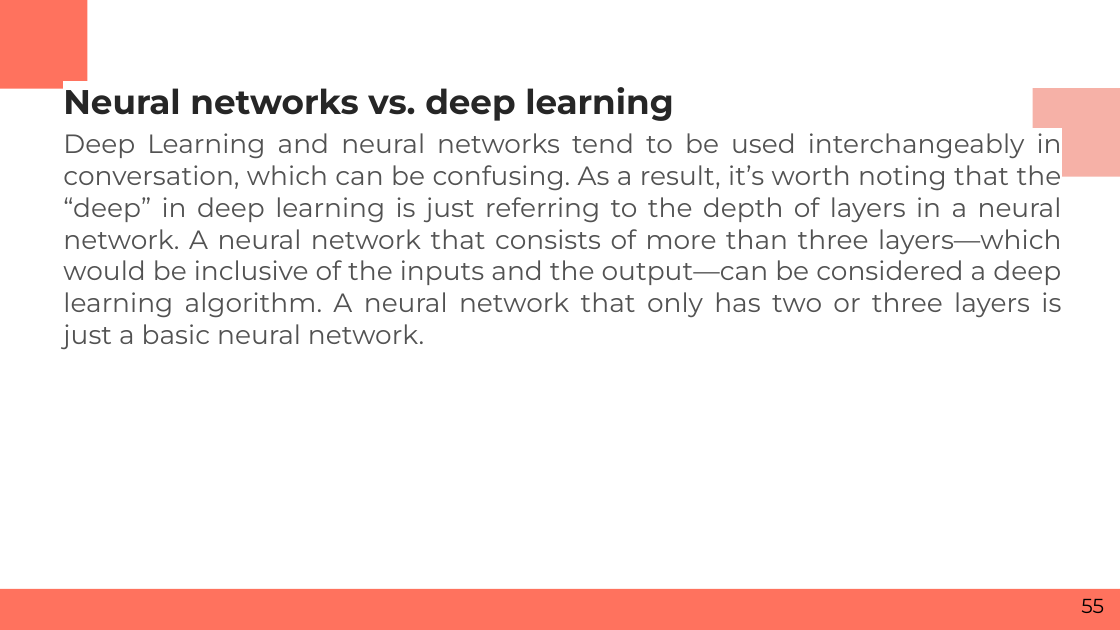
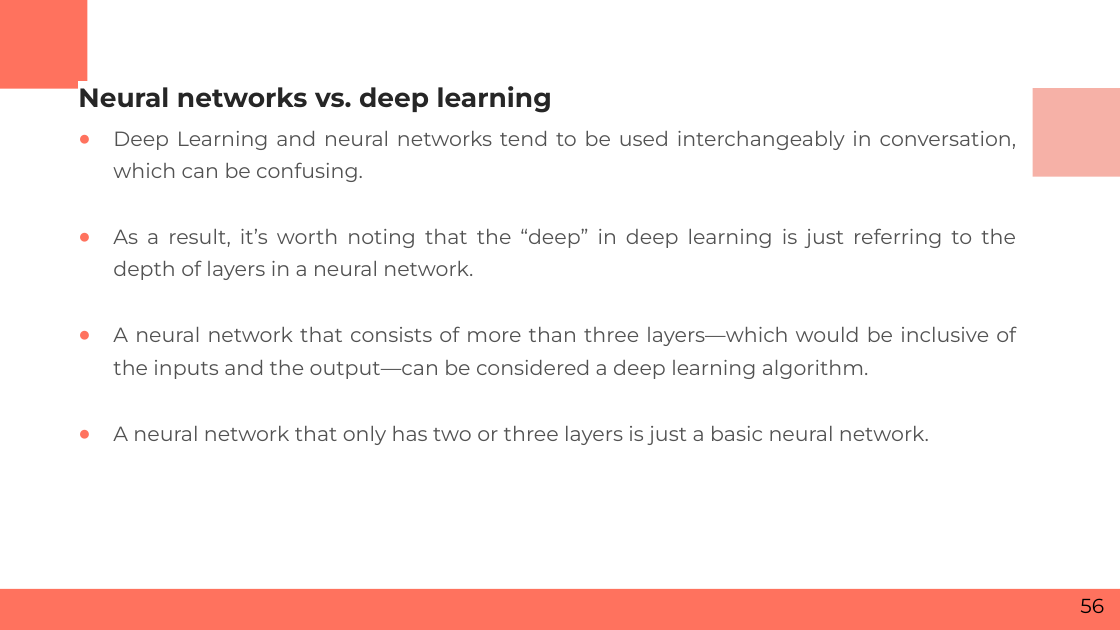
Before and after one commit to RashmivernekarN/ai_with_python_keonics, a slide deck: slide 56 of Module3/Business Statistics.pptx (slide 55 before the commit). Drawn at 1120x630 pixels with LibreOffice and Linux fonts; fonts in the diff are those of the drawing. Boxes give left, top, right and bottom in pixels: in the first picture for what was removed or moved away, otherwise in the second. Text is boxed around its words. In the diff, an @@ line names an element or a change of style, - is before the commit and + after.

```diff
--- a/Module3/Business Statistics.pptx
+++ b/Module3/Business Statistics.pptx
@@ text "Neural networks vs. deep learning" moved from (x1=63, y1=80, x2=1062, y2=349) to (x1=78, y1=86, x2=1017, y2=445) @@
@@ text at (x1=78, y1=86, x2=552, y2=113): size 22 to 17.1 pt in "Neural networks vs. deep learning"; line spacing 1.25 to 1.3 @@
@@ text at (x1=113, y1=130, x2=1017, y2=445): text changed; size 17 to 13.2 pt @@
-Deep Learning and neural networks tend to be used interchangeably in conversation, which can be confusing. As a result, it’s worth noting that the “deep” in deep learning is just referring to the depth of layers in a neural network. A neural network that consists of more than three layers—which would be inclusive of the inputs and the output—can be considered a deep learning algorithm. A neural network that only has two or three layers is just a basic neural network.
+● Deep Learning and neural networks tend to be used interchangeably in conversation, which can be confusing.
+● As a result, it’s worth noting that the “deep” in deep learning is just referring to the depth of layers in a neural network.
+● A neural network that consists of more than three layers—which would be inclusive of the inputs and the output—can be considered a deep learning algorithm.
+● A neural network that only has two or three layers is just a basic neural network.
@@ page number at (x1=1080, y1=598, x2=1104, y2=613): text changed @@
-55
+56
```
Also in this commit, not shown: 6 other slides changed, 1 slide added, 1 other file.
